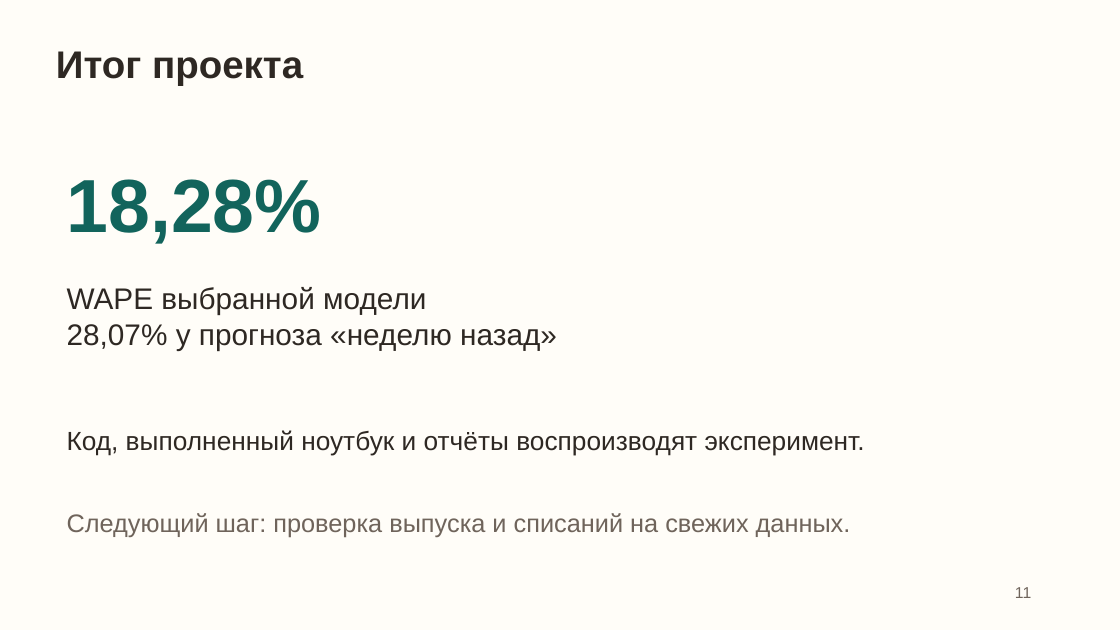
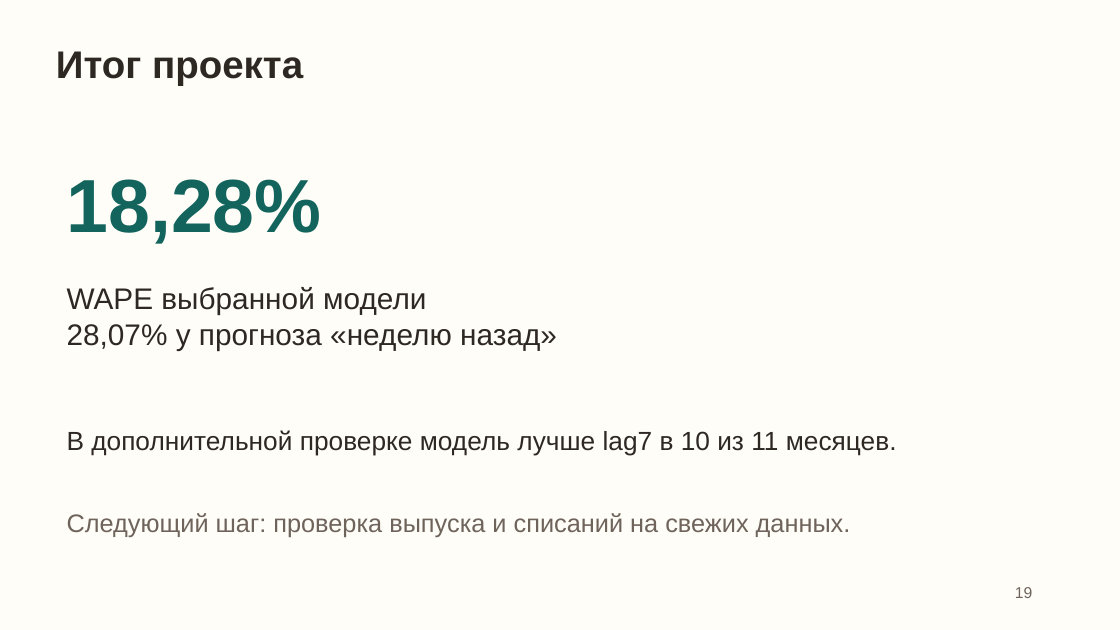
Before and after one commit to geoink/Ymnaia_Pekarna, a slide deck: slide 19 of docs/presentation.pptx (slide 11 before the commit). Drawn at 1120x630 pixels with LibreOffice and Linux fonts; fonts in the diff are those of the drawing. Boxes give left, top, right and bottom in pixels: in the first picture for what was removed or moved away, otherwise in the second. Text is boxed around its words. In the diff, an @@ line names an element or a change of style, - is before the commit and + after.

```diff
--- a/docs/presentation.pptx
+++ b/docs/presentation.pptx
@@ text at box(67, 430, 897, 456): text changed @@
-Код, выполненный ноутбук и отчёты воспроизводят эксперимент.
+В дополнительной проверке модель лучше lag7 в 10 из 11 месяцев.
@@ text at box(1015, 587, 1032, 598): text changed @@
-11
+19
```
Also in this commit, not shown: 9 other slides changed, 9 slides added, 16 other files.
